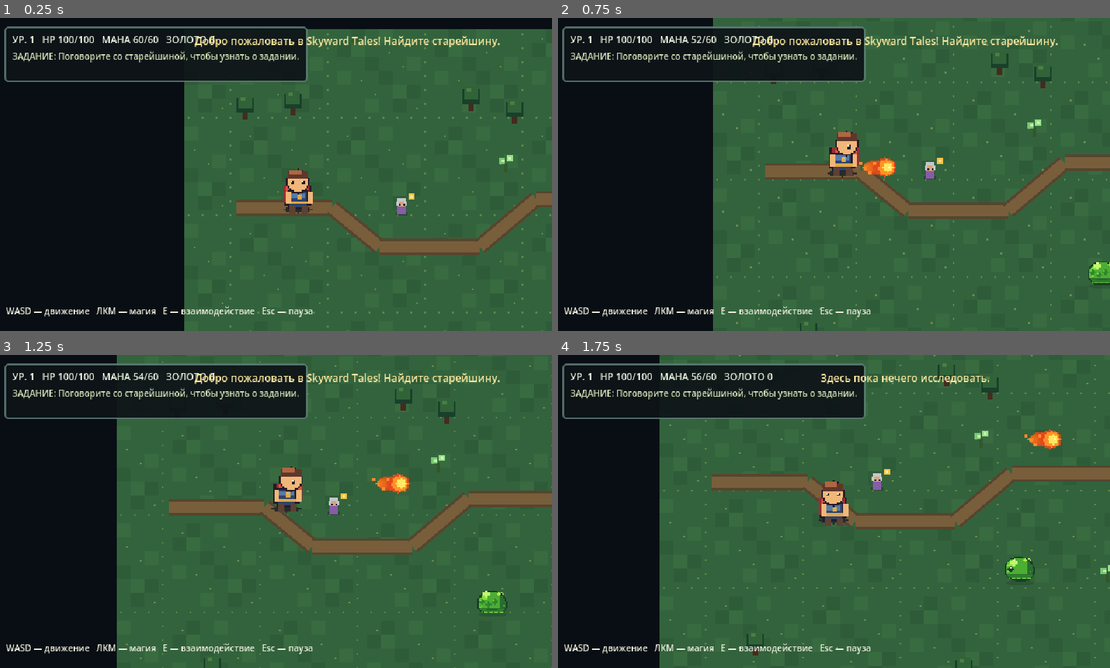
Above: before the commit, frames 1-4 (two rows, left to right).
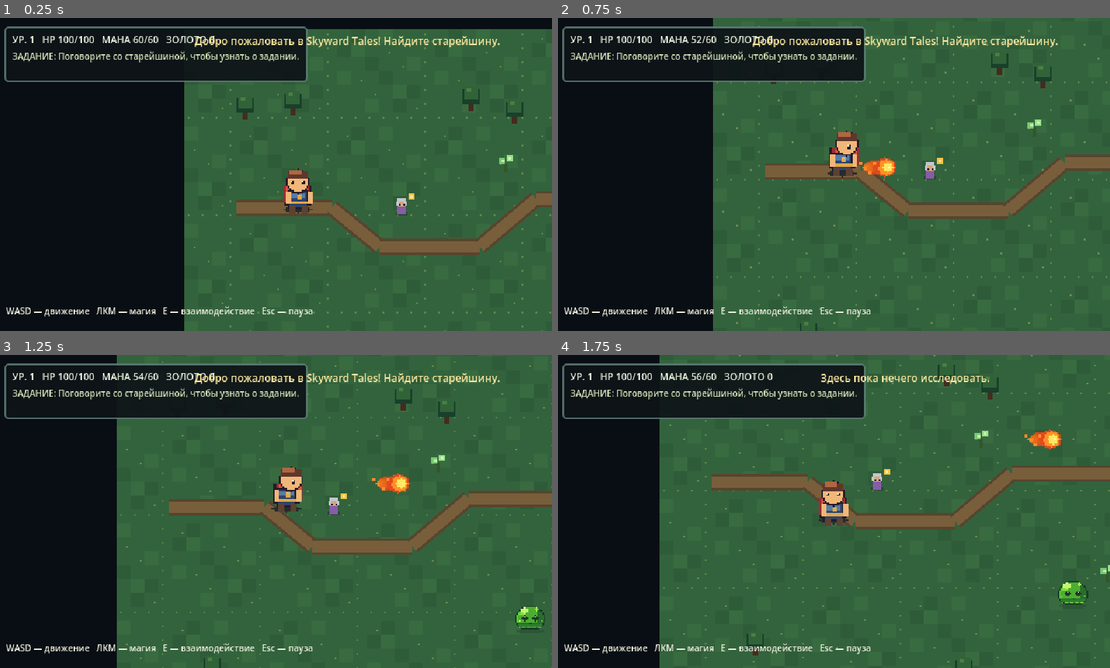
Above: after the commit, the same moments.

Repository: DoctorStrangeSH/Skyward-Tales
Game: Godot game, scene res://scenes/main.tscn
Two runs of this game, one before a commit and one after it. Both use one fixed random seed, a clock stepped at 60 frames per second and the inputs below.
Inputs (mouse positions are in pixels of both pictures, inside the frame that each line leads up to):
- Up to frame 1 (0.25 s): no input
- Up to frame 2 (0.75 s): move the mouse to (955, 158) at 0.52 s; press the mouse at (955, 158) at 0.53 s; hold D (move_right) from 0.53 s (still down)
- Up to frame 3 (1.25 s): keep holding D (move_right)
- Up to frame 4 (1.75 s): move the mouse to (718, 527) at 1.27 s; release D (move_right) at 1.28 s; release the mouse at (718, 527) at 1.28 s; hold S (move_down) from 1.28 s (still down); tap E (interact) at 1.35 s

Frame 1 is identical in both runs. In frame 2, 0.2% of the frame differs, in the area x 96-100%, y 77-86%; in frame 3, 0.6%; in frame 4, 0.6%, in the area x 80-97%, y 64-80%.

Commit message:
feat: add slime chase, retreat, return and obstacle steering

Diff:
--- a/scripts/enemy.gd
+++ b/scripts/enemy.gd
@@ -19,6 +19,7 @@
 	collision_layer = 2
 	collision_mask = 5
 	health = max_health
+	home_position = global_position
 	var shape_node := CollisionShape2D.new()
 	var shape := CircleShape2D.new()
 	shape.radius = 7.0
@@ -31,29 +32,89 @@
 	visual.set_direction_vector(Vector2.DOWN)
 	add_child(visual)
 
+enum BrainState { IDLE, CHASE, RETURN, RETREAT }
+
+@export var detection_radius: float = 180.0
+@export var give_up_radius: float = 270.0
+@export var return_tolerance: float = 6.0
+@export var retreat_health_ratio: float = 0.25
+@export var leash_distance: float = 320.0
+
+var home_position: Vector2
+var brain_state: BrainState = BrainState.IDLE
+var steering_side: int = 1
+
+func _choose_state(distance_to_player: float) -> void:
+	if brain_state == BrainState.RETREAT:
+		# After escaping, recover the original patrol position.
+		if distance_to_player > give_up_radius:
+			brain_state = BrainState.RETURN
+	elif brain_state == BrainState.CHASE:
+		if health <= int(ceil(float(max_health) * retreat_health_ratio)):
+			brain_state = BrainState.RETREAT
+		elif distance_to_player > give_up_radius or global_position.distance_to(home_position) > leash_distance:
+			brain_state = BrainState.RETURN
+	elif brain_state == BrainState.IDLE or brain_state == BrainState.RETURN:
+		if distance_to_player < detection_radius and health > int(ceil(float(max_health) * retreat_health_ratio)):
+			brain_state = BrainState.CHASE
+		elif brain_state == BrainState.IDLE and global_position.distance_to(home_position) > return_tolerance:
+			brain_state = BrainState.RETURN
+
+func _avoid_world_obstacles(desired: Vector2) -> Vector2:
+	if desired.length_squared() < 0.0001:
+		return desired
+	# Query only the static world layer so the slime doesn't steer around its prey.
+	var space: PhysicsDirectSpaceState2D = get_world_2d().direct_space_state
+	var forward: Vector2 = desired.normalized()
+	var ray := PhysicsRayQueryParameters2D.create(global_position, global_position + forward * 24.0, 4)
+	ray.exclude = [get_rid()]
+	if space.intersect_ray(ray).is_empty():
+		return forward
+	# Slide around a blocked path by trying two diagonals (rather than pushing into walls).
+	for side in [steering_side, -steering_side]:
+		var candidate: Vector2 = forward.rotated(float(side) * PI / 2.5)
+		var probe := PhysicsRayQueryParameters2D.create(global_position, global_position + candidate * 26.0, 4)
+		probe.exclude = [get_rid()]
+		if space.intersect_ray(probe).is_empty():
+			steering_side = side
+			return candidate
+	return Vector2.ZERO
+
 func _physics_process(delta: float) -> void:
 	attack_cooldown = maxf(0.0, attack_cooldown - delta)
 	var player := get_tree().get_first_node_in_group("player") as Node2D
-	if player == null:
-		return
-	if not player.is_physics_processing():
+	if player == null or not player.is_physics_processing():
 		velocity = Vector2.ZERO
 		visual.set_moving(false)
 		return
-	var offset := player.global_position - global_position
-	var moving := offset.length() > 18.0
-	if moving:
-		var direction := offset.normalized()
-		velocity = direction * move_speed
-		visual.set_direction_vector(direction)
-		visual.set_moving(true)
+	var offset: Vector2 = player.global_position - global_position
+	var distance_to_player: float = offset.length()
+	_choose_state(distance_to_player)
+	var desired: Vector2 = Vector2.ZERO
+	match brain_state:
+		BrainState.CHASE:
+			if distance_to_player > 18.0:
+				desired = offset.normalized()
+			elif attack_cooldown <= 0.0 and player.has_method("take_damage"):
+				player.take_damage(7)
+				attack_cooldown = 1.1
+		BrainState.RETREAT:
+			desired = -offset.normalized() if distance_to_player < give_up_radius else Vector2.ZERO
+		BrainState.RETURN:
+			var home_offset: Vector2 = home_position - global_position
+			if home_offset.length() <= return_tolerance:
+				brain_state = BrainState.IDLE
+			else:
+				desired = home_offset.normalized()
+	if desired.length_squared() > 0.001:
+		var steered: Vector2 = _avoid_world_obstacles(desired)
+		velocity = steered * move_speed
+		visual.set_direction_vector(steered if steered.length_squared() > 0.01 else desired)
+		visual.set_moving(steered.length_squared() > 0.01)
 		move_and_slide()
 	else:
 		velocity = Vector2.ZERO
 		visual.set_moving(false)
-		if attack_cooldown <= 0.0 and player.has_method("take_damage"):
-			player.take_damage(7)
-			attack_cooldown = 1.1
 
 func take_damage(amount: int) -> void:
 	health -= amount
--- a/scripts/main.gd
+++ b/scripts/main.gd
@@ -88,8 +88,8 @@
 
 func _spawn_slime(spawn_position: Vector2) -> void:
 	var slime := ENEMY_SCRIPT.new() as SlimeEnemy
+	slime.position = spawn_position
 	add_child(slime)
-	slime.global_position = spawn_position
 	slime.defeated.connect(_on_enemy_defeated)
 
 func _find_nearest_interactable() -> Node2D:
Not shown, changed: docs/AI_HANDOFF.md
Not shown, changed: docs/ROADMAP.md
